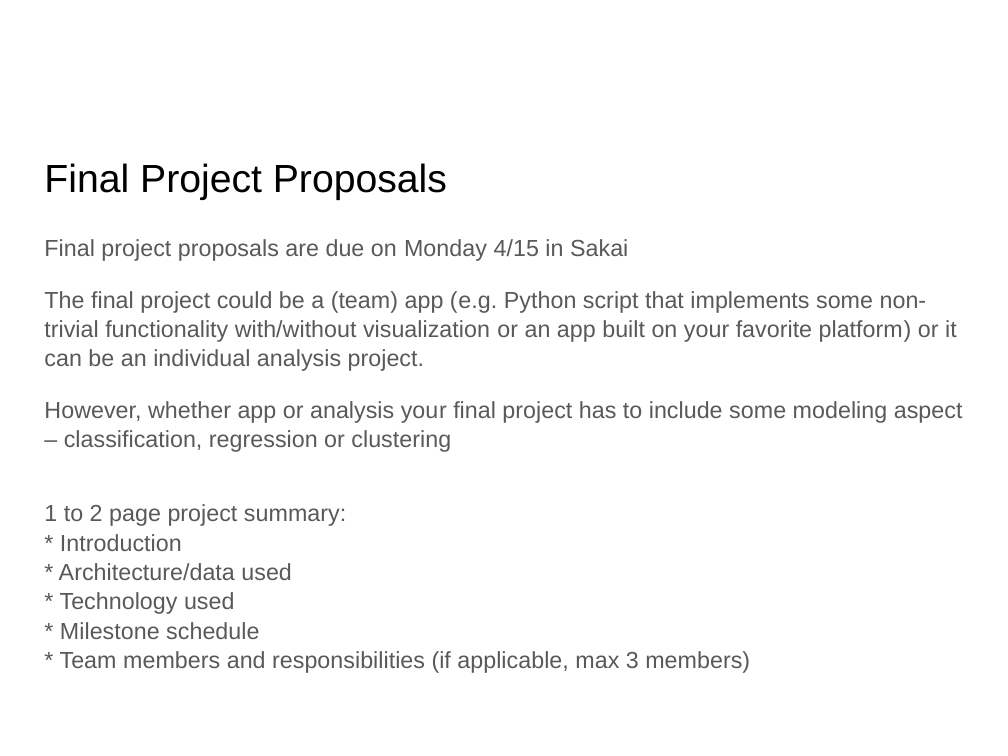
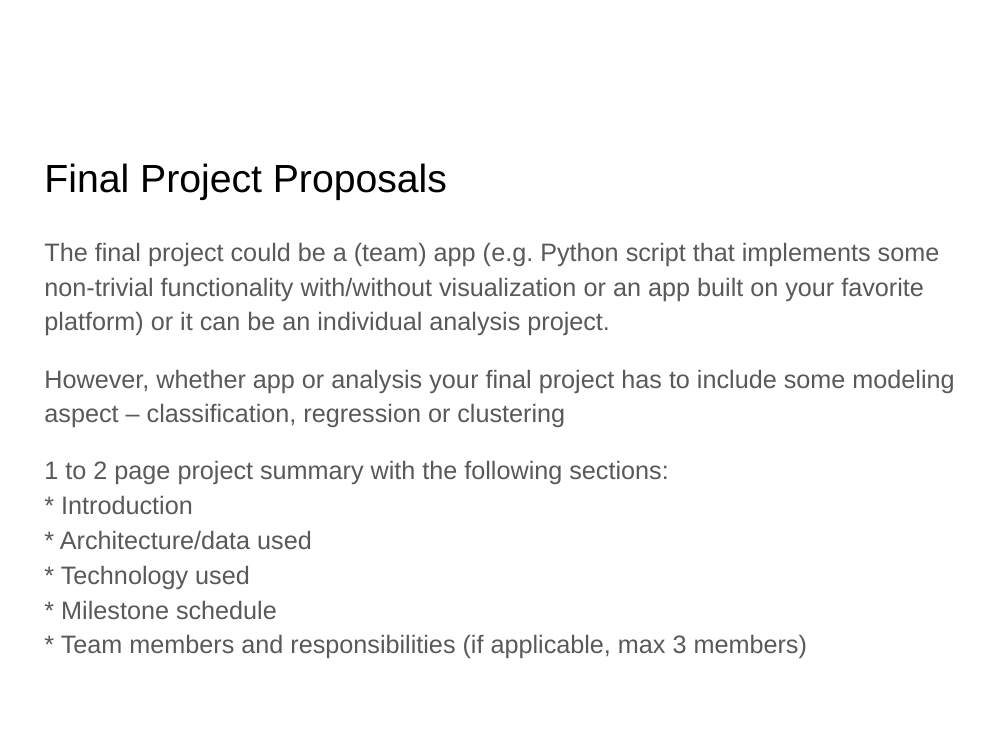
Before and after one commit to lutzhamel/CSC310, a slide deck: slide 20 of notes/17-unsupervised-learning.pptx. Drawn at 1008x756 pixels with LibreOffice and Linux fonts; fonts in the diff are those of the drawing. Boxes give left, top, right and bottom in pixels: in the first picture for what was removed or moved away, otherwise in the second. Text is boxed around its words. In the diff, an @@ line names an element or a change of style, - is before the commit and + after.

```diff
--- a/notes/17-unsupervised-learning.pptx
+++ b/notes/17-unsupervised-learning.pptx
@@ text at bbox=[44, 239, 628, 261]: paragraph removed @@
-Final project proposals are due on Monday 4/15 in Sakai
@@ text at bbox=[44, 242, 954, 427]: size 16.6 to 18 pt in "The final project could be a (team) ...", "However, whether app or analysis your final ..."; line spacing 1.05 to 1.15 @@
@@ text at bbox=[44, 460, 807, 658]: text changed; size 16.6 to 18 pt @@
-1 to 2 page project summary:
-* Introduction
-* Architecture/data used
-* Technology used
-* Milestone schedule
-* Team members and responsibilities (if applicable, max 3 members)
+1 to 2 page project summary with the following sections:
+* Introduction
+* Architecture/data used
+* Technology used
+* Milestone schedule
+* Team members and responsibilities (if applicable, max 3 members)
```
Also in this commit, not shown: 1 other file.
